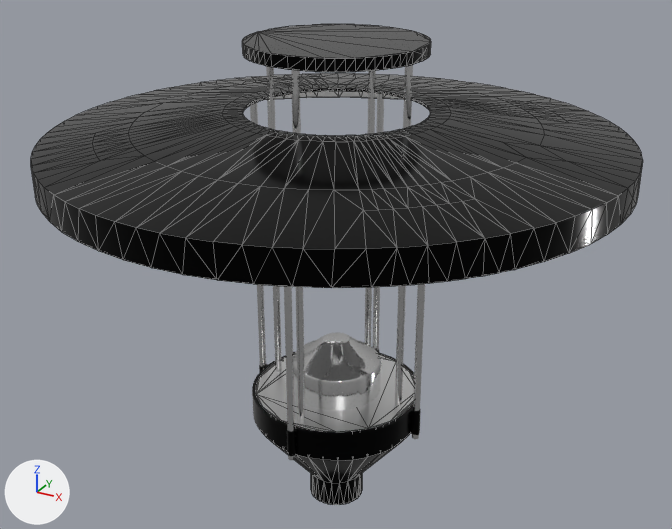
The Blender file Beleuchtung/Lampen/blender/9821.blend, before and after one commit.
The view is the same before and after, from a 50 mm camera at (0.573, -1.043, 0.902) aimed at (-0.007, 0.011, 0.374). The axes (+X, +Y, +Z) are drawn at lower left. The lights are the same throughout. Mesh edges are drawn as thin lines on the coarser meshes.

Objects in the first picture: 'Deckel', 'Fusstrichter', 'Kegel', 'Ringfassung', 'Schirm innen', 'Staebe 1', 'Staebe 2'.
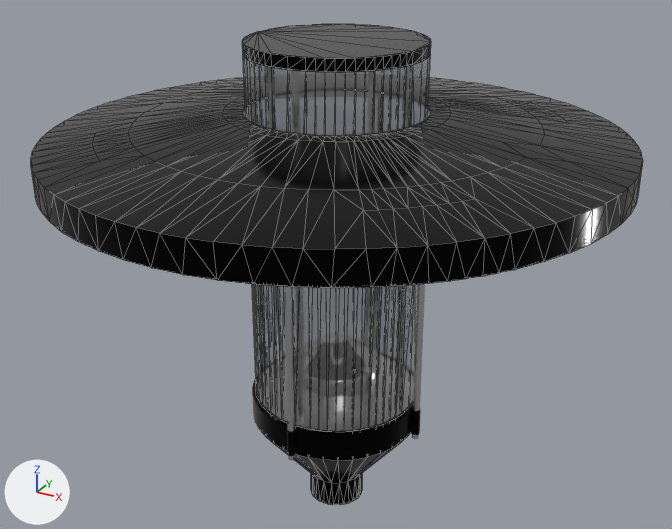
Commit message: update Glas

What differs and where, as boxes (x1, y1, x2, y2) in the pictures (672 x 529 px):
'Glas', shown
    after: (243, 55, 431, 432)
'Fusstrichter', unchanged, covered by the edit
    before: (256, 354, 414, 505)
    after: (262, 406, 409, 505)
'Kegel', unchanged, covered by the edit
    before: (293, 332, 381, 410)
'Staebe 1', unchanged, covered by the edit
    before: (266, 65, 413, 422)

Edits to the bpy script that builds the scene:
```text
Change ob_glas:
    remove ob_glas.hide_set(True)
```
